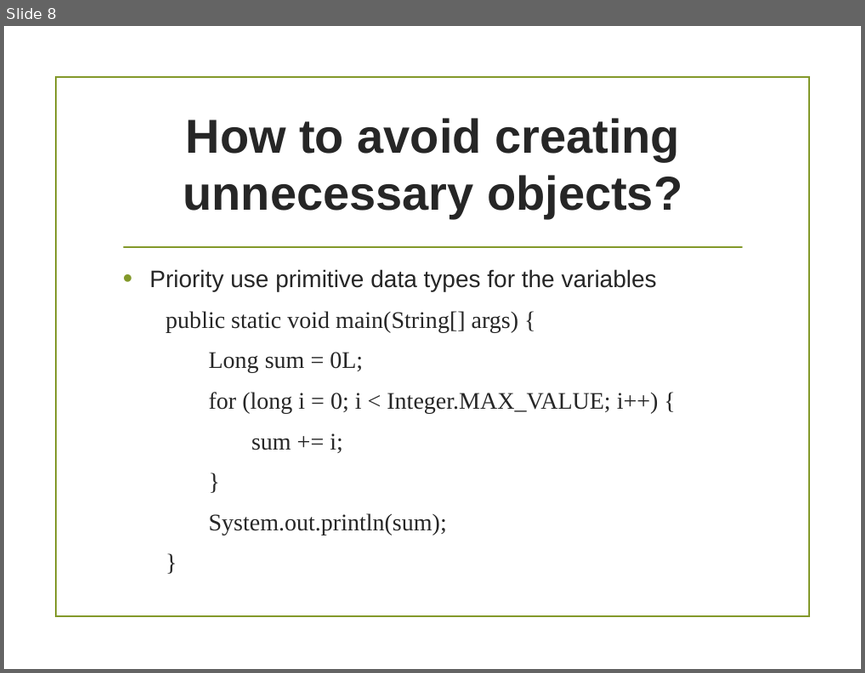
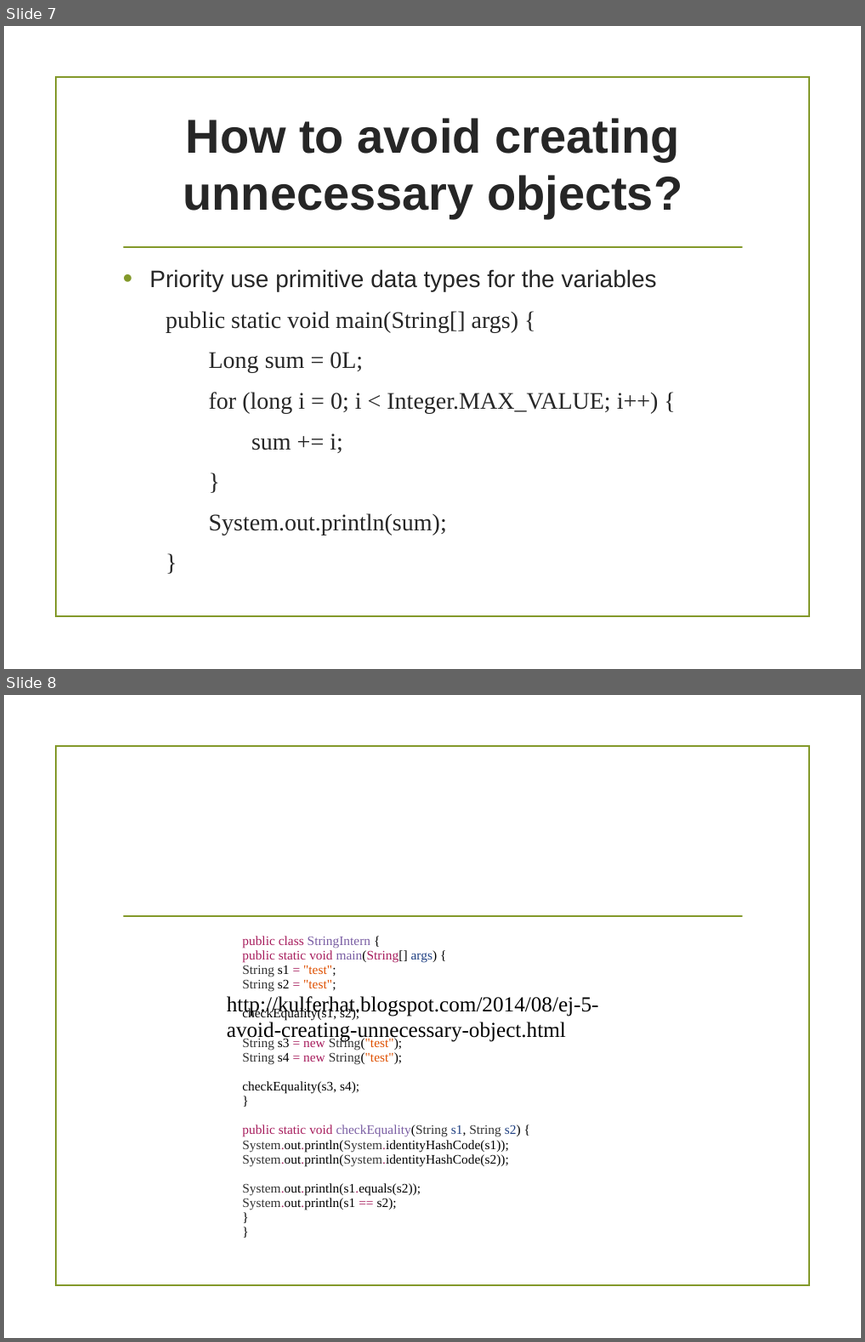
Before and after one commit to tiendatdk3493/Tai_Lieu, a slide deck: AVOID CREATING UNNECESSARY OBJECTS.pptx. Shown one above the other, each under a label of ours: slide 8 before the commit, slides 7 and 8 after it. The pictures are 865x673 and 865x1342 pixels, drawn with LibreOffice and Linux fonts; fonts in the diff are those of the drawing; background and template pictures are left out. Boxes give left, top, right and bottom in pixels: in the first picture for what was removed or moved away, otherwise in the second. Text is boxed around its words. In the diff, an @@ line names an element or a change of style, - is before the commit and + after.

```diff
--- a/AVOID CREATING UNNECESSARY OBJECTS.pptx
+++ b/AVOID CREATING UNNECESSARY OBJECTS.pptx
@@ slide 8 added at (4, 695, 861, 1338), background picture (left out); not listed: 2 template elements that a slide beside it also shows @@
@@ table added at (242, 925, 624, 1254), 1 rows, 1 columns @@
+public class StringIntern { / public static void main(String[] args) { / String s1 = "test"; / String s2 = "test"; / checkEquality(s1, s2); / String s3 = new String("test"); / String s4 = new String("test"); / checkEquality(s3, s4); / } / public static void checkEquality(String s1, String s2) { / System.out.println(System.identityHashCode(s1)); / System.out.println(System.identityHashCode(s2)); / System.out.println(s1.equals(s2)); / System.out.println(s1 == s2); / } / }
@@ text added at (227, 996, 599, 1042), 18 pt, text #000000 @@
+http://kulferhat.blogspot.com/2014/08/ej-5-avoid-creating-unnecessary-object.html
@@ what was slide 8 is now slide 7 @@
```
Also in this commit, not shown: 3 slides changed, 1 slide removed.
